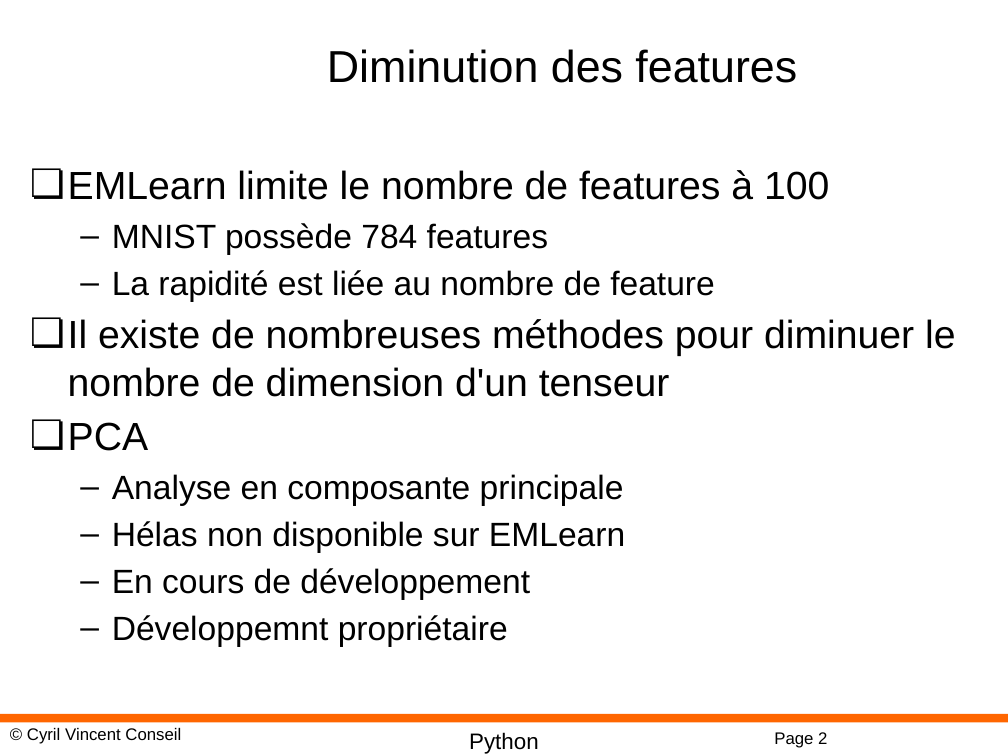
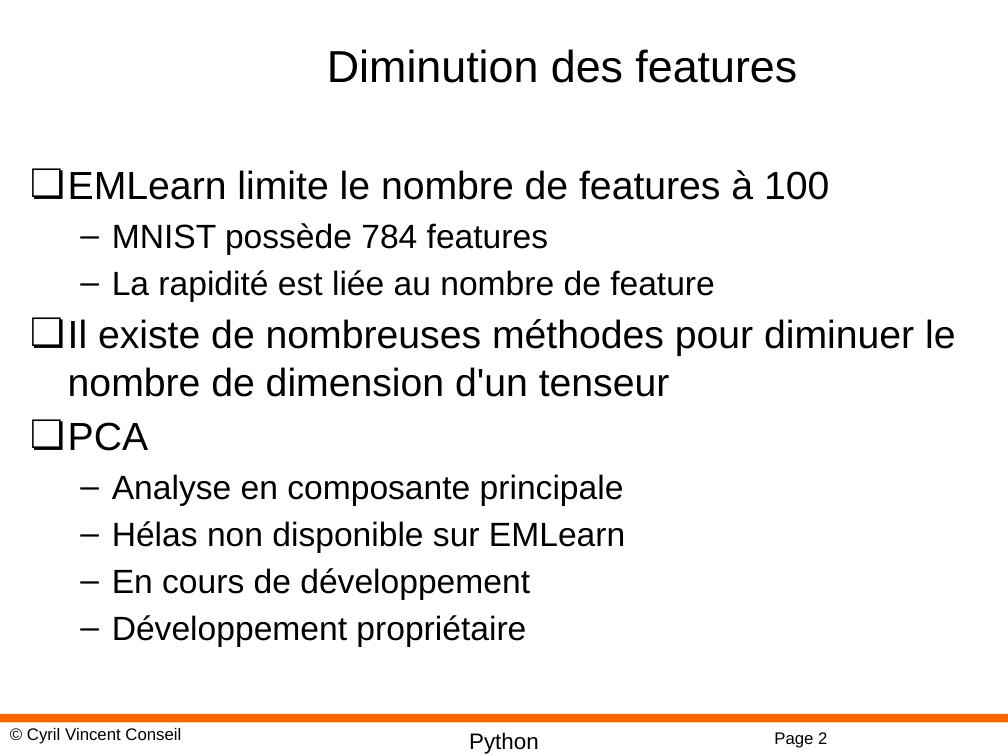
Before and after one commit to cyrilvincent/iot-ai, a slide deck: slide 2 of ppt/IoTAI09-PCA.pptx. Drawn at 1008x756 pixels with LibreOffice and Linux fonts; fonts in the diff are those of the drawing; background and template pictures are left out. Boxes give left, top, right and bottom in pixels: in the first picture for what was removed or moved away, otherwise in the second. Text is boxed around its words. In the diff, an @@ line names an element or a change of style, - is before the commit and + after.

```diff
--- a/ppt/IoTAI09-PCA.pptx
+++ b/ppt/IoTAI09-PCA.pptx
@@ text at [112,615,526,647]: text changed @@
-  – Développemnt propriétaire
+  – Développement propriétaire
```
Also in this commit, not shown: 3 other slides changed, 23 other files.
